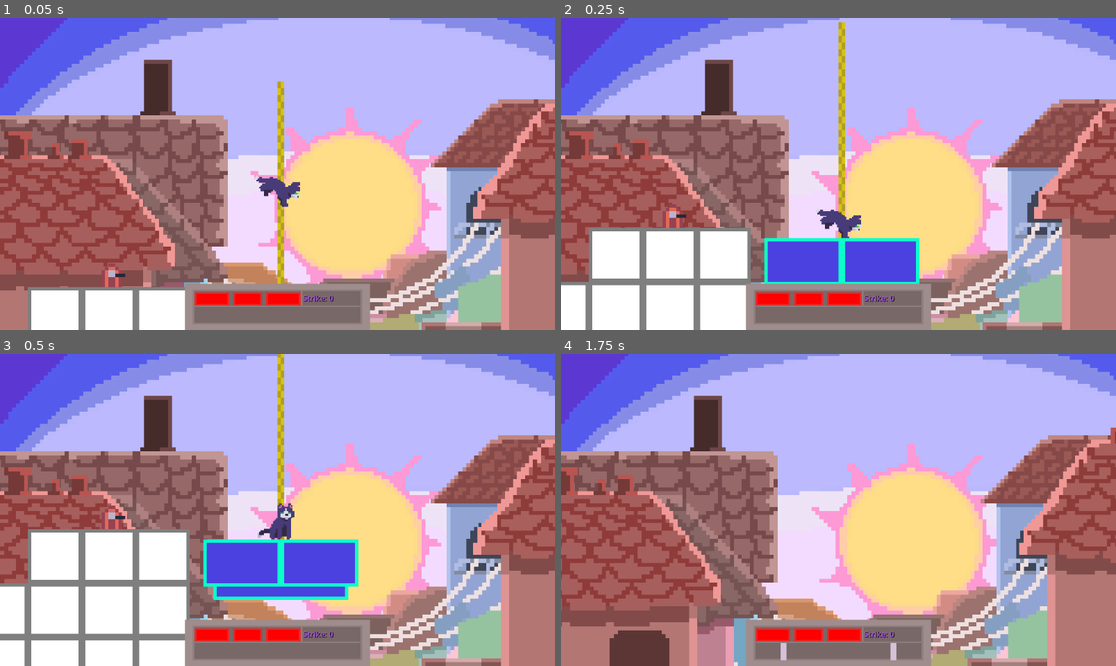
Above: before the commit, frames 1-4 (two rows, left to right).
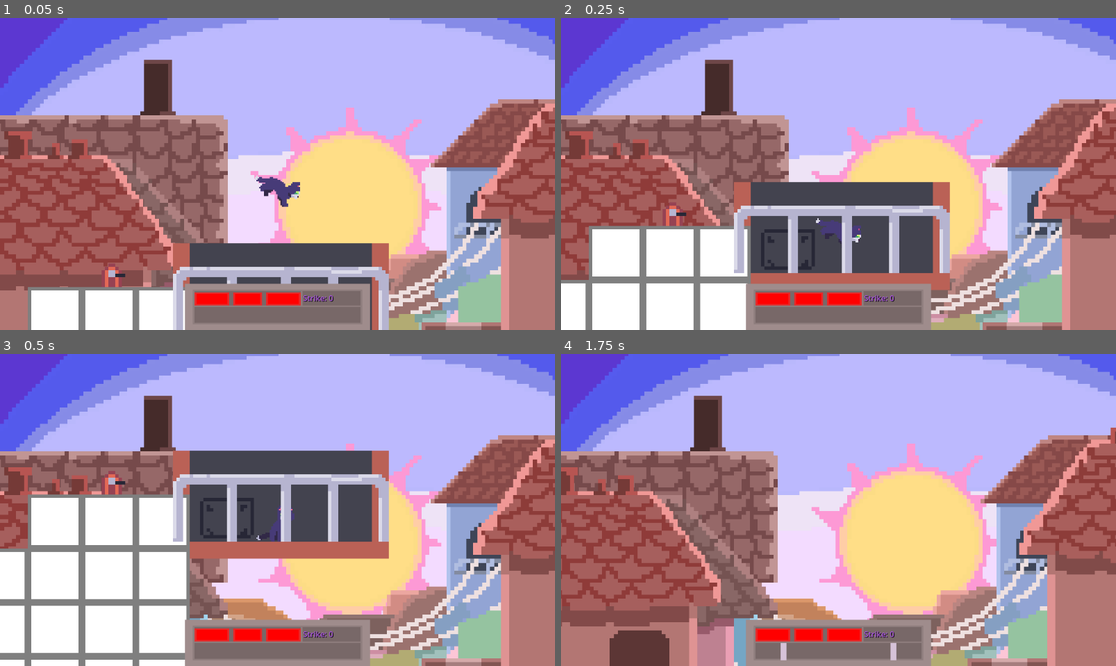
Above: after the commit, the same moments.

Repository: Arbusic324/CatAdventure
Game: Godot game, scene res://scenes/world.tscn
Two runs of this game, one before a commit and one after it. Both use one fixed random seed, a clock stepped at 60 frames per second and the inputs below.
Inputs:
- Up to frame 1 (0.05 s): no input
- Up to frame 2 (0.25 s): no input
- Up to frame 3 (0.5 s): no input
- Up to frame 4 (1.75 s): tap Enter (ui_accept) at 0.5, 0.77, 1.52 s; hold Right (ui_right) 0.53-1.28 s; tap N (Ritm_Stop) at 0.6 s; hold Left (ui_left) from 1.28 s (still down); tap M (Ritm_start) at 1.35 s

The runs differ from the first frame. In frame 1, 6.4% of the frame differs, in the area x 31-71%, y 20-100%; in frame 2, 14%; in frame 3, 24%, in the area x 0-71%, y 0-98%; in frame 4, nothing differs.

Commit message:
podjomnik

Diff:
--- a/scenes/node_2d.tscn
+++ b/scenes/node_2d.tscn
@@ -1,35 +1,31 @@
 [gd_scene load_steps=4 format=3 uid="uid://6xp4osbnbpy5"]
 
 [ext_resource type="Script" path="res://scenes/node_2d.gd" id="1_6vid0"]
-[ext_resource type="Texture2D" uid="uid://beqs8lh4d7ith" path="res://icons/test_podjom.png" id="1_pbqrl"]
+[ext_resource type="Texture2D" uid="uid://cjlh7f0vjn1g7" path="res://icons/podjomnik_1.png" id="2_j2iwo"]
 
 [sub_resource type="RectangleShape2D" id="RectangleShape2D_vlxd2"]
-size = Vector2(46, 18)
+size = Vector2(64, 5)
 
 [node name="test_platform" type="AnimatableBody2D"]
 script = ExtResource("1_6vid0")
 move_y = 10
-metadata/_edit_group_ = true
 
 [node name="CollisionShape2D" type="CollisionShape2D" parent="."]
-position = Vector2(0, 9)
+visible = false
+position = Vector2(0, 13.5)
 shape = SubResource("RectangleShape2D_vlxd2")
 
-[node name="Sprite2D" type="Sprite2D" parent="."]
-texture = ExtResource("1_pbqrl")
-vframes = 2
+[node name="perila" type="Sprite2D" parent="."]
+z_index = 2
+position = Vector2(0, -5)
+texture = ExtResource("2_j2iwo")
+vframes = 3
+frame = 2
 
-[node name="verevka1" type="Sprite2D" parent="."]
+[node name="main" type="Sprite2D" parent="."]
 z_index = -1
-texture = ExtResource("1_pbqrl")
-vframes = 2
-frame = 1
-
-[node name="verevka2" type="Sprite2D" parent="."]
-z_index = -1
-position = Vector2(0, -32)
-texture = ExtResource("1_pbqrl")
-vframes = 2
+texture = ExtResource("2_j2iwo")
+vframes = 3
 frame = 1
 
 [node name="time_to_move" type="Timer" parent="."]
Binary file added: icons/podjomnik_1.png
Not shown, added: icons/podjomnik_1.png.import
